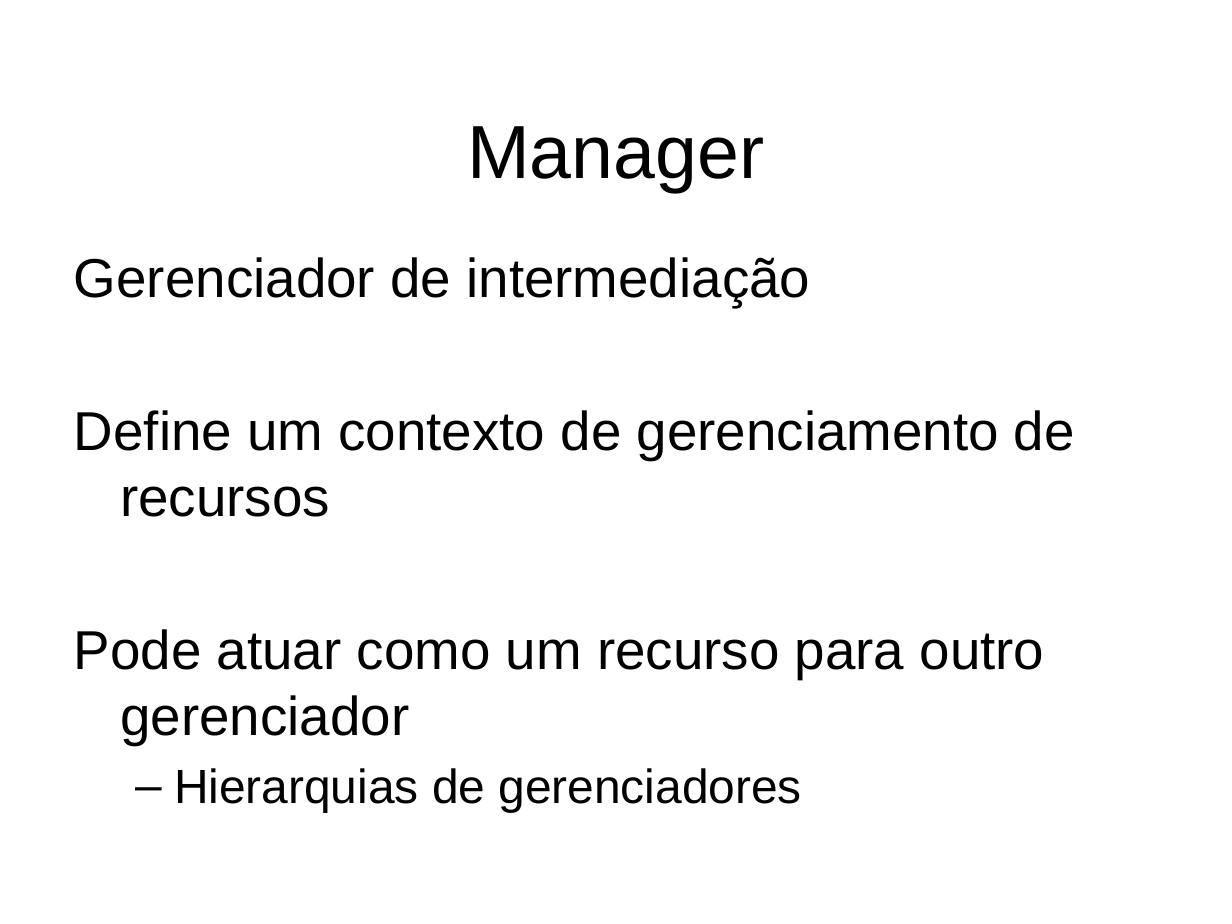
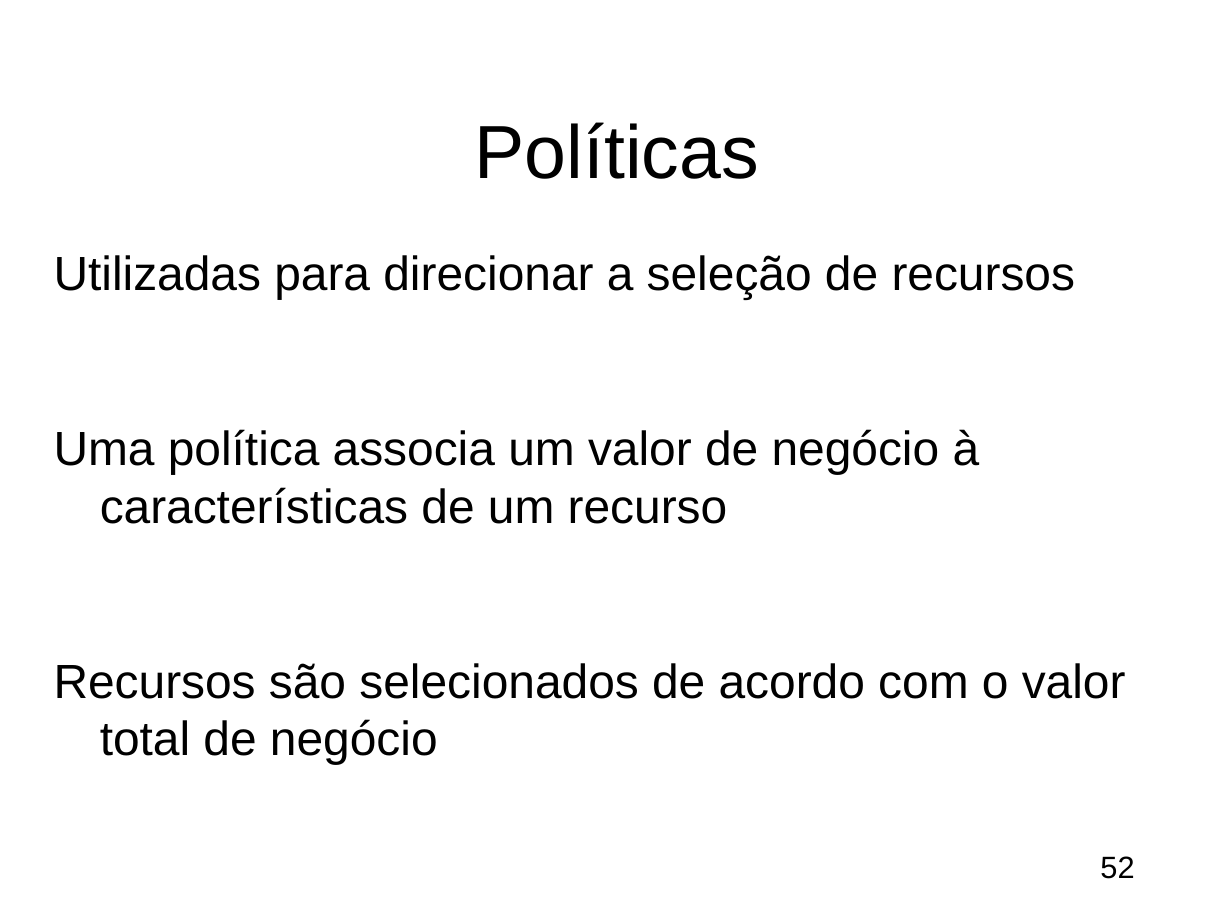
Before and after one commit to gcms/ncb, a slide deck: slide 52 of dissertacao/ApresentacaoGustavo.pptx (slide 30 before the commit). Drawn at 1232x924 pixels with LibreOffice and Linux fonts; fonts in the diff are those of the drawing; background and template pictures are left out. Boxes give left, top, right and bottom in pixels: in the first picture for what was removed or moved away, otherwise in the second. Text is boxed around its words. In the diff, an @@ line names an element or a change of style, - is before the commit and + after.

```diff
--- a/dissertacao/ApresentacaoGustavo.pptx
+++ b/dissertacao/ApresentacaoGustavo.pptx
@@ title at (475,122,759,179): text changed @@
-Manager
+Políticas
@@ text at (54,255,1126,764): text changed; size 32 to 28 pt @@
-Gerenciador de intermediação
-Define um contexto de gerenciamento de recursos
-Pode atuar como um recurso para outro gerenciador
-  – Hierarquias de gerenciadores
+Utilizadas para direcionar a seleção de recursos
+Uma política associa um valor de negócio à características de um recurso
+Recursos são selecionados de acordo com o valor total de negócio
@@ page number added at (1100,856,1134,879), 18 pt, text #000000 @@
+52
```
Also in this commit, not shown: 23 other slides changed, 96 slides added, 15 slides removed, 2 other files.
